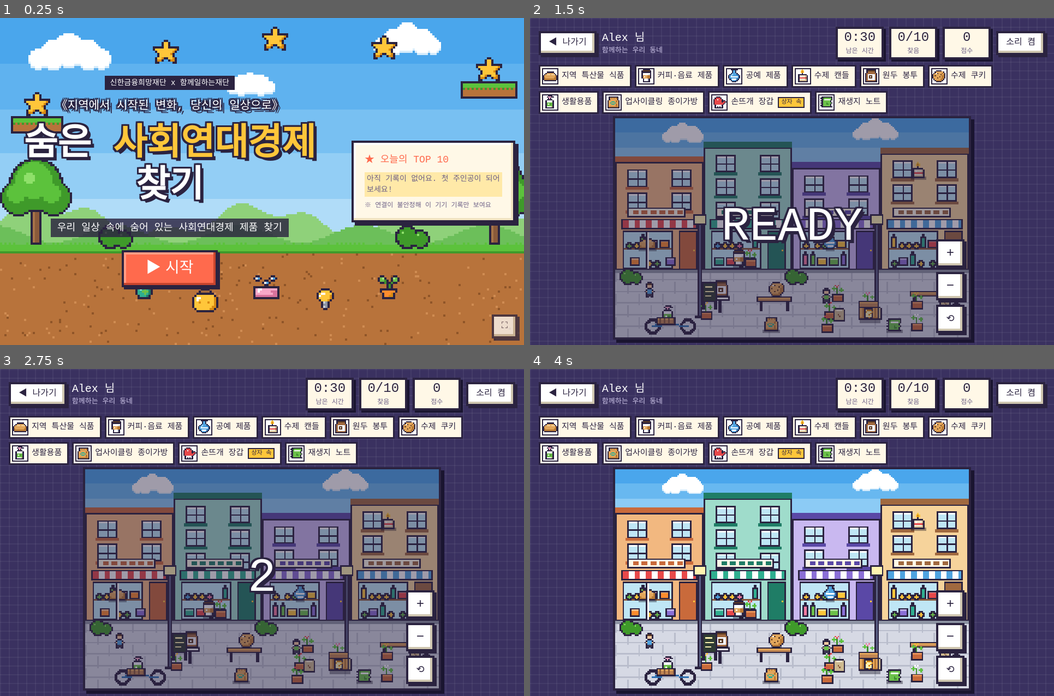
Above: before the commit, frames 1-4 (two rows, left to right).
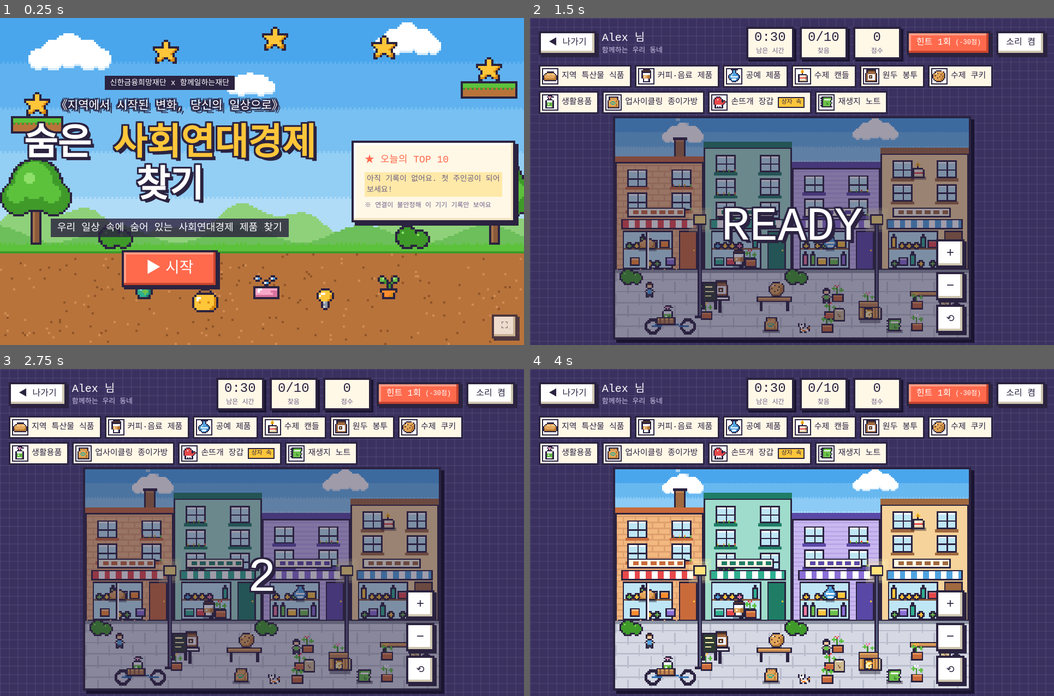
Above: after the commit, the same moments.

Repository: aibangqiu999-hue/sse-expo-game
Game: browser game, page index.html
Same seed, same stepped clock (60 frames per second), same inputs: the game is played once before the commit and once after it.
Inputs (mouse positions are in pixels of both pictures, inside the frame that each line leads up to):
- Up to frame 1 (0.25 s): no input
- Up to frame 2 (1.5 s): click "▶ 시작" at 0.27 s; click (792, 132) at 0.52 s; type "Alex" at 0.52 s; click "다음 ▶" at 0.77 s; hold Right from 1.03 s (still down); click (792, 214) at 1.07 s; tap Space at 1.1 s
- Up to frame 3 (2.75 s): release Right at 1.53 s; hold Down 1.58-1.85 s; tap Space at 1.6, 2.1, 2.6 s; click (188, 555) at 1.67 s; hold Left 1.9-2.47 s; click (419, 395) at 2.02 s, where only the run after the commit has a clickable "힌트 1회 (-30점)"; click (330, 545) at 2.27 s; hold Right from 2.52 s (still down)
- Up to frame 4 (4 s): click (844, 624) at 2.87 s; tap Space at 3.1, 3.6 s; release Right at 3.18 s; hold Left 3.23-3.67 s; click (702, 633) at 3.47 s; hold Down from 3.72 s (still down)

The runs differ from the first frame. In frame 1, 0.4% of the frame differs, in the area x 0-100%, y 27-56%; in frame 2, 4.4%; in frame 3, 4.4%; in frame 4, 4.7%, in the area x 16-89%, y 2-97%.

Commit message:
힌트 1회, 떠오르는 점수, 효과음, 배경 디테일 추가
Co-Authored-By: Claude Opus 5.5 <noreply@anthropic.com>

Diff:
--- a/index.html
+++ b/index.html
@@ -103,6 +103,12 @@
 .stage canvas{width:100%;height:100%;display:block}
 .zoom{position:absolute;right:8px;bottom:8px;display:flex;flex-direction:column;gap:8px}
 .zoom .pbtn{width:52px;min-height:52px;padding:0;font-size:24px}
+.pop{position:absolute;z-index:3;pointer-events:none;white-space:nowrap;font-family:'Galmuri14',monospace;font-size:clamp(16px,2.4vw,24px);color:#fff;
+  padding:2px 8px;border:3px solid var(--ink);box-shadow:3px 3px 0 var(--ink);transform:translate(-50%,-100%);animation:popup .8s steps(8) forwards}
+.pop.ok{background:var(--mint)}.pop.bad{background:var(--red)}.pop.box{background:var(--sun);color:var(--ink)}
+.pop small{font-family:'Galmuri11',monospace;font-size:.6em;margin-left:4px}
+@keyframes popup{0%{opacity:1;margin-top:0}70%{opacity:1}100%{opacity:0;margin-top:-28px}}
+#btn-hint:disabled{opacity:.45;filter:grayscale(1);cursor:default}
 .ready{position:absolute;inset:0;display:grid;place-items:center;background:rgba(43,35,64,.45);font-family:'Galmuri14',monospace;font-size:clamp(40px,9vw,96px);pointer-events:none}
 @media (min-width:1000px){
   .play{grid-template-columns:220px 1fr;grid-template-rows:1fr}
@@ -182,6 +188,7 @@
     <div class="stat" id="g-timebox"><b id="g-time">0:30</b><small>남은 시간</small></div>
     <div class="stat"><b id="g-count">0/10</b><small>찾음</small></div>
     <div class="stat"><b id="g-score">0</b><small>점수</small></div>
+    <button class="pbtn small coral" id="btn-hint">힌트 1회 <span style="font-size:12px">(-30점)</span></button>
     <button class="pbtn small" id="btn-sound" aria-pressed="true">소리 켬</button>
   </div>
   <div class="play">
@@ -295,7 +302,8 @@
 const GOODS=['#e8484a','#ffc63a','#ff8c2e','#6cc04a','#4fa3e0','#f27aa0','#8b6fd6','#2fae90'];
 
 /* shared scenery pieces */
-function sky(t,gy,bands){bands.forEach((c,i)=>{const y0=Math.round(gy*i/bands.length),y1=Math.round(gy*(i+1)/bands.length);t.R(0,y0,W,y1-y0,c)})}
+function sky(t,gy,bands){bands.forEach((c,i)=>{const y0=Math.round(gy*i/bands.length),y1=Math.round(gy*(i+1)/bands.length);t.R(0,y0,W,y1-y0,c);
+  if(i<bands.length-1)for(let x=0;x<W;x+=2){t.D(x+(y1%2),y1-1,bands[i+1]);t.D(x+1-(y1%2),y1,c)}})}  // 띠 경계 디더링
 function cloud(t,x,y,s=1){const parts=[[0,0,5],[6,-2,6],[13,0,5],[-6,2,3],[18,2,3]];
   parts.forEach(([dx,dy,r])=>t.circ(x+Math.round(dx*s),y+Math.round(dy*s)+1,Math.round(r*s),'#d6ecfb'));
   parts.forEach(([dx,dy,r])=>t.circ(x+Math.round(dx*s),y+Math.round(dy*s),Math.round(r*s),'#fff'))}
@@ -323,11 +331,14 @@
 function drawMarket(t){const r=rng(31);
   sky(t,56,['#4aa6ec','#5fb2ef','#78c0f2','#93cef5','#b0dcf8']);
   cloud(t,30,14,1);cloud(t,120,8,.8);cloud(t,204,18,1.1);
+  // 남산 + 타워
+  for(let i=-30;i<=30;i++){const h=Math.round(Math.sqrt(900-i*i)*.6);t.R(118+i,56-h,1,h,'#6f8fc0')}for(let i=-30;i<=30;i+=3)t.D(118+i,56-Math.round(Math.sqrt(900-i*i)*.6),'#8aa6d6');
+  t.R(117,14,2,8,K);t.R(115,22,6,4,K);t.R(116,23,4,2,'#fff3b0');t.R(117,26,2,13,K);t.R(116,36,4,2,K);
   // far bridge
   t.R(0,46,W,3,'#7f8fc4');[60,170].forEach(x=>{t.R(x,24,4,22,'#7f8fc4');for(let k=1;k<=4;k++){t.line(x+2,25,x+2-k*9,46,'#93a3d6');t.line(x+2,25,x+2+k*9,46,'#93a3d6')}});
   for(let x=4;x<W;x+=26)t.R(x,49,3,7,'#7f8fc4');
   // river
-  t.R(0,56,W,18,'#3d8fd1');for(let n=0;n<40;n++){const x=r()*W|0,y=57+r()*16|0;t.R(x,y,3+(r()*4|0),1,'#9fd3f5')}
+  t.R(0,56,W,18,'#3d8fd1');for(let n=0;n<40;n++){const x=r()*W|0,y=57+r()*16|0,w=3+(r()*4|0);t.R(x,y,w,1,'#9fd3f5');if(n%3===0)t.D(x+1,y,'#fff')}
   // bank + plaza
   t.R(0,74,W,4,'#5cc23c');t.R(0,77,W,1,'#3f9a2a');
   t.R(0,78,W,72,'#e8c08a');for(let y=84;y<H;y+=6){t.R(0,y,W,1,'#d4a670');for(let x=((y/6)%2?0:6);x<W;x+=12)t.R(x,y-5,1,5,'#d4a670')}
@@ -350,8 +361,14 @@
   sky(t,40,['#4aa6ec','#68b8f0','#8ccbf5','#b0dcf8']);cloud(t,40,10,.9);cloud(t,170,8,1);
   const B=[{x:0,top:26,wall:'#f2b880',trim:'#c96a3b',awn:'#e8484a',sign:'BAKERY'},{x:60,top:16,wall:'#9fdccb',trim:'#1f7d66',awn:'#2fae90'},
            {x:120,top:30,wall:'#c9b8f0',trim:'#5a48a6',awn:'#8b6fd6'},{x:180,top:20,wall:'#f6d39b',trim:'#a0693f',awn:'#4fa3e0'}];
-  B.forEach((b,i)=>{const w=60,x=b.x;t.box(x,b.top,w,104-b.top,b.wall);t.R(x,b.top,w,4,b.trim);t.R(x,b.top+4,w,1,K);
-    for(let y=b.top+9;y<60;y+=16)[x+8,x+w-22].forEach(wx=>{t.box(wx,y,14,12,'#bfe6f5','#fff');t.R(wx+7,y+1,1,10,K);t.R(wx+1,y+6,12,1,K);t.R(wx-1,y+12,16,2,b.trim)});
+  // 빵집 굴뚝 + 연기
+  t.box(40,14,8,13,'#a0693f','#c08552');t.R(39,13,10,2,K);t.R(42,8,4,3,'rgba(255,255,255,.8)');t.R(45,3,5,3,'rgba(255,255,255,.65)');t.R(41,0,3,2,'rgba(255,255,255,.5)');
+  B.forEach((b,i)=>{const w=60,x=b.x;t.box(x,b.top,w,104-b.top,b.wall);
+    if(i===0)for(let y=b.top+6;y<102;y+=4){t.R(x+1,y,w-2,1,'#e0a06e');for(let bx=x+1+((y/4)%2?0:4);bx<x+w-1;bx+=8)t.R(bx,y+1,1,3,'#e0a06e')}   // 벽돌
+    if(i===2)for(let y=b.top+6;y<102;y+=3)t.R(x+1,y,w-2,1,'#b8a5e6');                                                                     // 판자벽
+    t.R(x,b.top,w,4,b.trim);t.R(x,b.top+4,w,1,K);
+    for(let y=b.top+9;y<60;y+=16)[x+8,x+w-22].forEach((wx,j)=>{t.box(wx,y,14,12,'#bfe6f5','#fff');t.R(wx+7,y+1,1,10,K);t.R(wx+1,y+6,12,1,K);t.R(wx-1,y+12,16,2,b.trim);
+      if((i+j)%2===1&&i!==3)for(let f=0;f<4;f++){t.D(wx+1+f*4,y+11,'#3f8f2e');t.D(wx+1+f*4,y+10,GOODS[(i+f)%4])}});   // 창가 꽃
     t.box(x+8,61,40,7,'#fff8e7');for(let k=0;k<6;k++)t.R(x+12+k*6,63,4,3,b.trim);
     t.R(x+4,69,w-8,7,K);for(let j=0;j<w-10;j++)t.R(x+5+j,70,1,5,Math.floor(j/4)%2?'#fff':b.awn);
     t.box(x+5,77,34,26,'#bfe6f5');t.R(x+6,89,32,1,'#8a5a3b');goodsRow(t,x+7,x+35,89,r);goodsRow(t,x+7,x+35,101,r);
@@ -359,7 +376,10 @@
   // sidewalk
   t.R(0,104,W,46,'#d6d9e4');for(let y=110;y<H;y+=8)t.R(0,y,W,1,'#b9bdcc');for(let y=104;y<H;y+=8)for(let x=(y/8)%2?0:8;x<W;x+=16)t.R(x,y,1,8,'#b9bdcc');
   t.R(0,104,W,2,'#8d94a3');
-  [56,176].forEach(x=>{t.R(x,72,3,64,K);t.R(x+1,72,1,63,'#5c6187');t.box(x-3,66,9,7,'#fff3b0');t.R(x-2,135,7,2,K)});
+  [56,176].forEach(x=>{t.R(x-6,61,15,17,'rgba(255,243,176,.22)');t.R(x-4,63,11,13,'rgba(255,243,176,.25)');   // 불빛 번짐
+    t.R(x,72,3,64,K);t.R(x+1,72,1,63,'#5c6187');t.box(x-3,66,9,7,'#fff3b0');t.R(x-2,67,7,5,'#ffe27a');t.R(x-2,135,7,2,K)});
+  // 삼색 고양이
+  t.spr(['k...k...','kwkwk...','kwwwk..k','.kwk..kO','.kOwwwOk','.kwOOwwk','.kk.kk..'],124,140,{w:'#fff',O:'#ff8c2e'});
   // benches & tables
   [[96,122],[200,118]].forEach(([x,y])=>{t.box(x,y,24,4,'#c08552','#e2a65b');t.R(x+2,y+4,2,6,K);t.R(x+20,y+4,2,6,K)});
   t.box(64,122,14,3,'#fff');t.R(70,125,2,8,K);
@@ -370,6 +390,8 @@
   sky(t,82,['#4aa6ec','#5fb2ef','#78c0f2','#93cef5','#b0dcf8']);
   t.circ(214,16,8,'#ffd23f');t.circ(212,14,5,'#fff3b0');for(let a=0;a<8;a++){const c=Math.cos(a*Math.PI/4),s=Math.sin(a*Math.PI/4);t.R(214+Math.round(c*12),16+Math.round(s*12),2,2,'#ffd23f')}
   cloud(t,28,14,.9);cloud(t,120,22,.7);
+  for(let i=-40;i<=40;i++){const h=Math.round(Math.sqrt(1600-i*i)*.55);t.R(150+i,82-h,1,h,'#9cc3e6')}   // 먼 산
+  [[132,14],[139,18],[146,14],[60,10],[66,13]].forEach(([x,y])=>{t.R(x,y,3,1,K);t.D(x+1,y-1,K);t.D(x-1,y-1,K);t.D(x+3,y-1,K)});   // 새
   hills(t,82,'#8fd17a','#6cbf5a');
   // wind turbine
   t.R(184,34,3,48,'#fff');t.R(184,34,1,48,'#c9ced6');t.circ(185,33,2,K);t.line(185,33,185,14,'#fff');t.line(185,33,201,42,'#fff');t.line(185,33,169,42,'#fff');t.D(185,33,'#fff');
@@ -389,6 +411,10 @@
   t.box(126,136,16,7,'#c9ced6','#fff');t.circ(130,145,2,K);
   for(let n=0;n<12;n++){const x=r()*228|0,y=126+(r()*18|0),k=r();k<.4?crate(t,x,y):k<.7?pot(t,x,y,r):basket(t,x,y,r)}
   [[70,126],[184,128]].forEach(([x,y])=>person(t,x,y,r));bush(t,228,86);tree(t,234,92,.8);
+  // 빗물 저장통
+  t.box(78,76,9,15,'#395d85','#5582b3');t.R(77,75,11,2,K);t.R(78,80,9,1,'#2c4a6e');t.R(78,86,9,1,'#2c4a6e');t.R(87,84,2,2,'#ffc63a');t.R(80,70,2,6,'#8d94a3');
+  // 아래 들꽃
+  [[4,145],[60,146],[174,146]].forEach(([x,y])=>{for(let i=0;i<10;i+=2){t.R(x+i,y-(i%4?1:2),1,4,'#3f9a2a')}t.D(x+1,y-3,'#ffc63a');t.D(x+5,y-3,'#fff');t.D(x+8,y-2,'#f7a8c8')});
 }
 const SCENES={
   market:{title:'한강 나눔장터',desc:'강변 장터 좌판 사이에 제품이 숨어 있어요.',draw:drawMarket,
@@ -464,7 +490,7 @@
 /* ---------------- sound ---------------- */
 let actx=null,soundOn=store.get('expo_sound',true);
 function tone(seq){if(!soundOn)return;try{actx=actx||new (window.AudioContext||window.webkitAudioContext)();const t0=ac …(363 unchanged characters)…
-const sOk=()=>tone([[660,.1,0],[990,.18,.08]]),sBad=()=>tone([[160,.22,0,'sawtooth']]),sWin=()=>tone([[523,.15,0],[659,.15 …(128 unchanged characters)…
+const sOk=()=>tone([[523,.08,0,'triangle'],[659,.08,.07,'triangle'],[784,.12,.14],[1046,.22,.21]]),sBad=()=>tone([[180,.15,0,'sawtooth'],[130,.2,.1,'sawtooth']]),sHint=()=>tone([[880,.1,0,'sine'],[1175,.22,.09,'sine']]),sWin=()=>tone([[523,.15,0],[659,.15 …(128 unchanged characters)…
 
 /* ---------------- records (Google Sheet + local backup) ---------------- */
 const device=(()=>{const q=new URLSearchParams(location.search).get('device');if(q){store.set('expo_device',q);return q}let d=store.get('expo_device',null);if(!d){d='T-'+Math.random().toString(36).slice(2,6).toUpperCase();store.set('expo_device',d)}return d})();
@@ -525,12 +551,12 @@
 $('#btn-pick-back').onclick=()=>{show('s-entry');$('#name-in').focus()};
 
 /* ---------------- game ---------------- */
-const G={key:null,items:[],found:new Set(),wrong:0,t0:0,sec:0,timer:null,done:true,running:false,vb:{x:0,y:0,w:W,h:H},misses:[],reveal:false,opened:new Set()};
+const G={key:null,items:[],found:new Set(),wrong:0,t0:0,sec:0,timer:null,done:true,running:false,vb:{x:0,y:0,w:W,h:H},misses:[],reveal:false,opened:new Set(),hint:null,hintUsed:0};
 const view=$('#view'),stage=$('#stage'),vctx=view.getContext('2d');
 let base=null;
 function startGame(key){
-  const s=SCENES[key];Object.assign(G,{key,items:s.items.map(([k,x,y])=>({k,x,y,w:sprW(k),h:sprH(k)})),found:new Set(),opened:new Set(),wrong:0,sec:0,done:false,running:false,misses:[],reveal:false});
-  base=sceneCanvas(key,true);G.vb={x:0,y:0,w:W,h:H};
+  const s=SCENES[key];Object.assign(G,{key,items:s.items.map(([k,x,y])=>({k,x,y,w:sprW(k),h:sprH(k)})),found:new Set(),opened:new Set(),hint:null,hintUsed:0,wrong:0,sec:0,done:false,running:false,misses:[],reveal:false});
+  base=sceneCanvas(key,true);G.vb={x:0,y:0,w:W,h:H};$('#btn-hint').disabled=false;document.querySelectorAll('.pop').forEach(e=>e.remove());
   $('#g-name').textContent=player+' 님';$('#g-scene').textContent=s.title;
   $('#tray').innerHTML=G.items.map((it,i)=>`<li data-k="${i}"><canvas data-tray="${it.k}"></canvas>${esc(NAMES[it.k])}${it.k===HIDE[key].crate?'<small>상자 속</small>':''}</li>`).join('');
   document.querySelectorAll('[data-tray]').forEach(c=>sprCanvas(c,c.dataset.tray));
@@ -544,7 +570,7 @@
 function stopGame(){clearInterval(G.timer);G.done=true;G.running=false}
 function tick(){if(G.done)return;G.sec=(performance.now()-G.t0)/1000;const rem=Math.max(0,CONFIG.TIME_LIMIT-G.sec);
   $('#g-time').textContent=fmt(Math.ceil(rem));$('#g-timebox').classList.toggle('warn',rem<=10&&rem>0);if(rem<=0)end(false)}
-const score=()=>Math.max(0,G.found.size*100-G.wrong*20);
+const score=()=>Math.max(0,G.found.size*100-G.wrong*20-G.hintUsed*30);
 function updateStats(){$('#g-count').textContent=`${G.found.size}/${G.items.length}`;$('#g-score').textContent=score()}
 
 /* render: nearest-neighbour blit of the dot scene + dot-space marks */
@@ -557,6 +583,8 @@
   G.items.forEach((it,i)=>{const cx=it.x+it.w/2-.5,cy=it.y+it.h/2-.5,r=Math.max(it.w,it.h)/2+2;
     if(G.found.has(i)){ring(cx,cy,r+1,'#fff');ring(cx,cy,r,'#ff2a4a');ring(cx,cy,r-.6,'#ff2a4a')}
     else if(G.reveal){ring(cx,cy,r,'#ffd23f',true);ring(cx,cy,r+1,K,true)}});
+  if(G.hint&&!G.found.has(G.hint.i)&&now-G.hint.t<2600){const it=G.items[G.hint.i],cx=it.x+it.w/2-.5,cy=it.y+it.h/2-.5,base=Math.max(it.w,it.h)/2+3,ph=Math.floor((now-G.hint.t)/110)%5;
+    ring(cx,cy,base+ph+1,K);ring(cx,cy,base+ph,'#ffd23f');ring(cx,cy,base+ph-.6,'#ffd23f')}
   G.misses=G.misses.filter(m=>now-m.t<800);G.misses.forEach(m=>{for(let d=-2;d<=2;d++){mt.D(m.x+d,m.y+d,'#ff2a4a');mt.D(m.x+d,m.y-d,'#ff2a4a')}})}
 function render(){const v=G.vb;vctx.imageSmoothingEnabled=false;vctx.clearRect(0,0,view.width,view.height);
   if(!base)return;vctx.drawImage(base,v.x,v.y,v.w,v.h,0,0,view.width,view.height);drawMarks();vctx.drawImage(marks,v.x,v.y,v.w,v.h,0,0,view.width,view.height)}
@@ -582,11 +610,19 @@
 })();
 function guess(cx,cy){if(G.done||!G.running)return;const p=toDot(cx,cy);const tol=12*G.vb.w/view.getBoundingClientRect().width;
   let hit=-1,bd=1e9;G.items.forEach((it,i)=>{const d=Math.hypot(it.x+it.w/2-p.x,it.y+it.h/2-p.y);if(d<Math.max(it.w,it.h)/2+1+tol&&d<bd){bd=d;hit=i}});
-  if(hit>=0&&G.items[hit].k===HIDE[G.key].crate&&!G.opened.has(hit)){G.opened.add(hit);sOpen();render();return} // 상자: 먼저 열기(감점 없음)
+  if(hit>=0&&G.items[hit].k===HIDE[G.key].crate&&!G.opened.has(hit)){G.opened.add(hit);sOpen();pop(cx,cy,'상자 열림! 한 번 더','box');render();return} // 상자: 먼저 열기(감점 없음)
   if(hit>=0){if(G.found.has(hit))return;G.found.add(hit);const li=$(`#tray li[data-k="${hit}"]`);if(li){li.classList.add('found');li.scrollIntoView({block:'nearest',inline:'center',behavior:'smooth'})}
-    sOk();updateStats();render();if(G.found.size===G.items.length)end(true)}
-  else{G.wrong++;G.misses.push({x:Math.round(p.x),y:Math.round(p.y),t:performance.now()});sBad();updateStats();render();setTimeout(render,820)}}
-
+    sOk();pop(cx,cy,`+100<small>${esc(NAMES[G.items[hit].k])}</small>`,'ok');updateStats();render();if(G.found.size===G.items.length)end(true)}
+  else{G.wrong++;G.misses.push({x:Math.round(p.x),y:Math.round(p.y),t:performance.now()});sBad();pop(cx,cy,'-20','bad');updateStats();render();setTimeout(render,820)}}
+
+/* 떠오르는 점수 글씨 */
+function pop(cx,cy,html,cls){const st=$('#stage').getBoundingClientRect(),el=document.createElement('div');el.className='pop '+cls;el.innerHTML=html;
+  el.style.left=clamp(cx-st.left,60,st.width-60)+'px';el.style.top=clamp(cy-st.top-8,40,st.height)+'px';$('#stage').appendChild(el);setTimeout(()=>el.remove(),850)}
+/* 힌트 1회 (-30점) */
+$('#btn-hint').onclick=()=>{if(!G.running||G.done||G.hintUsed)return;const left=G.items.map((_,i)=>i).filter(i=>!G.found.has(i));if(!left.length)return;
+  G.hintUsed=1;$('#btn-hint').disabled=true;G.hint={i:left[Math.random()*left.length|0],t:performance.now()};sHint();updateStats();
+  const st=$('#stage').getBoundingClientRect();pop(st.left+st.width/2,st.top+56,'힌트! -30','box');
+  (function loop(){render();if(G.hint&&performance.now()-G.hint.t<2700)requestAnimationFrame(loop)})()};
 function end(cleared){if(G.done)return;G.done=true;G.running=false;clearInterval(G.timer);G.sec=Math.min(CONFIG.TIME_LIMIT,(performance.now()-G.t0)/1000);
   const rem=Math.max(0,CONFIG.TIME_LIMIT-G.sec),bonus=cleared?Math.ceil(rem)*10:0,total=score()+bonus;$('#g-timebox').classList.remove('warn');$('#g-score').textContent=total;
   if(!cleared){$('#g-time').textContent='0:00';G.reveal=true;render();sBad()}else{$('#g-time').textContent=fmt(Math.ceil(rem))}
